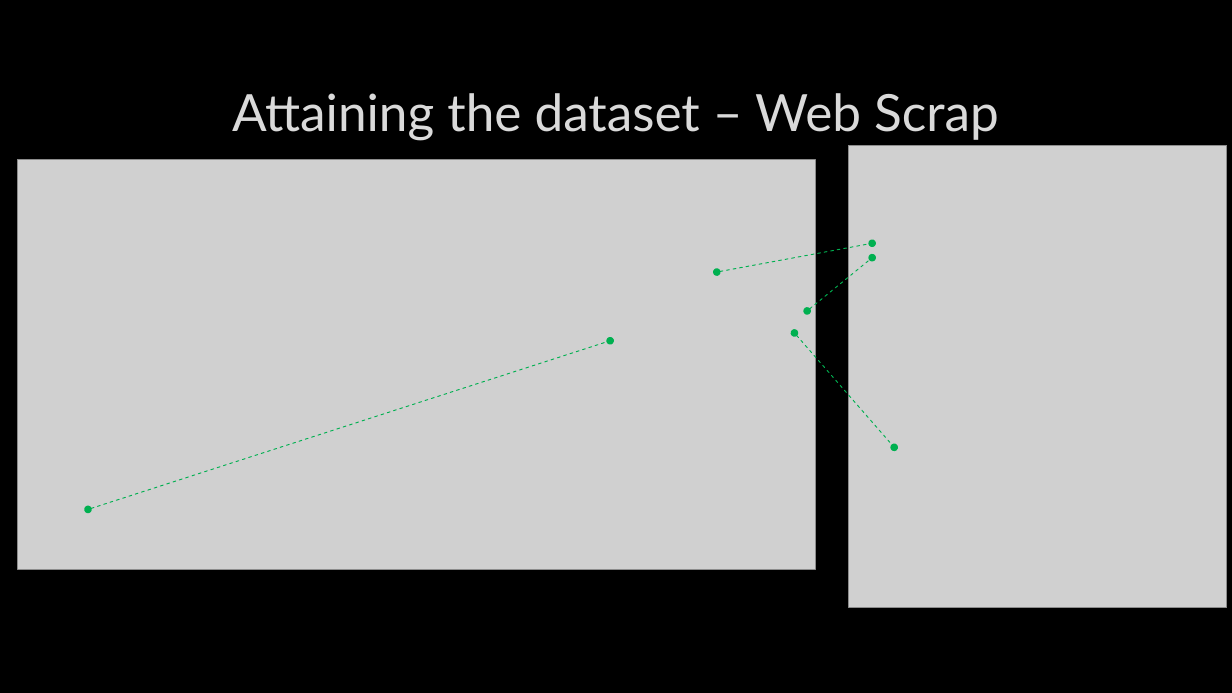
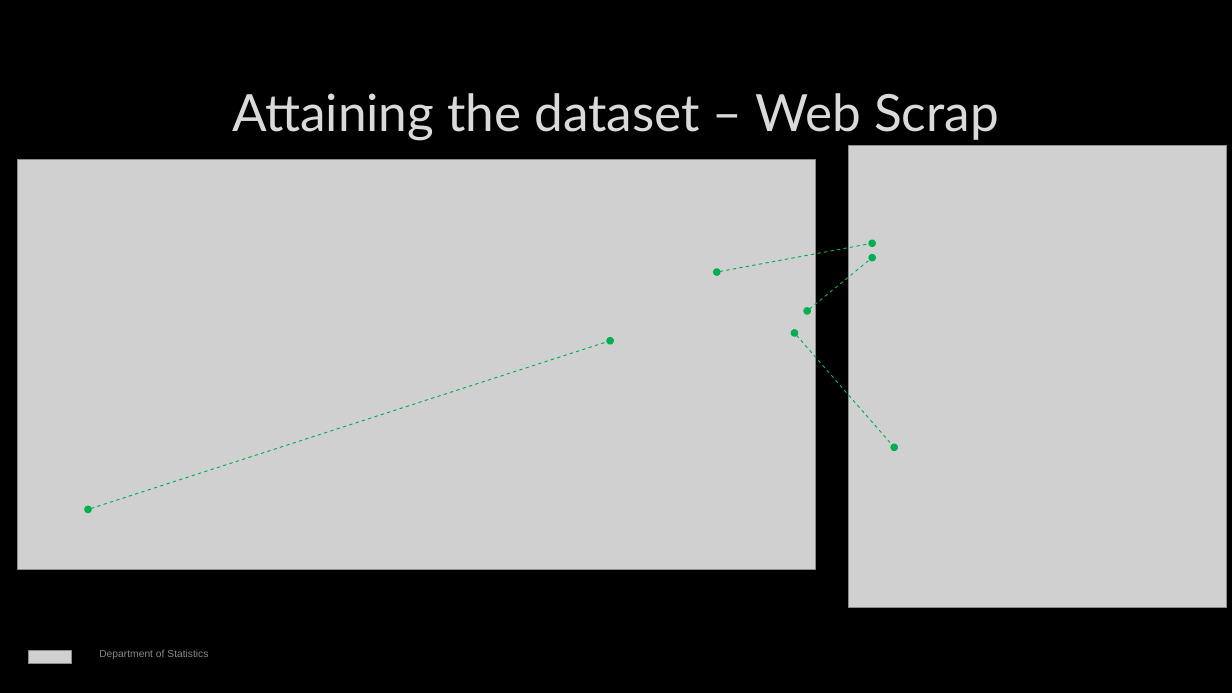
Before and after one commit to positivee27/Stat418Project, a slide deck: slide 2 of Time series analysis of aapl stock.pptx. Drawn at 1232x693 pixels with LibreOffice and Linux fonts; fonts in the diff are those of the drawing; grey boxes stand for pictures; background and template pictures are left out. Boxes give left, top, right and bottom in pixels: in the first picture for what was removed or moved away, otherwise in the second. Text is boxed around its words. In the diff, an @@ line names an element or a change of style, - is before the commit and + after.

```diff
--- a/Time series analysis of aapl stock.pptx
+++ b/Time series analysis of aapl stock.pptx
@@ picture added at (29, 650, 71, 664) @@
@@ text added at (99, 649, 208, 659), 8 pt, text #898989 @@
+Department of Statistics
```
Also in this commit, not shown: 1 other slide changed, 3 slides added, 1 slide removed, 1 other file.
